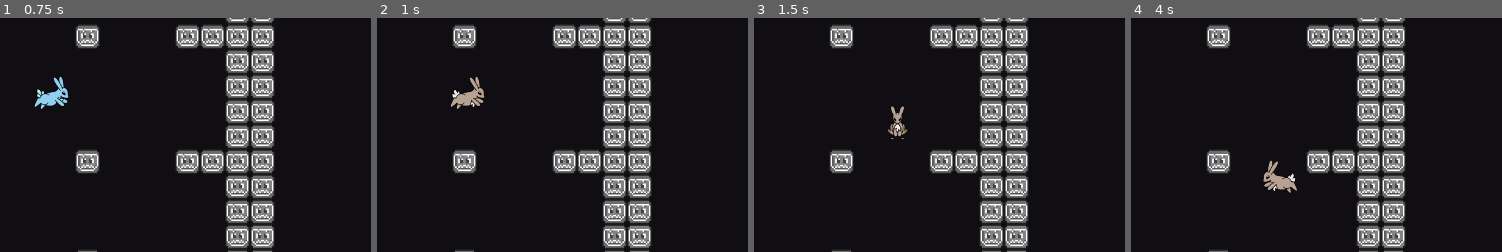
Above: before the commit, frames 1-4 (left to right).
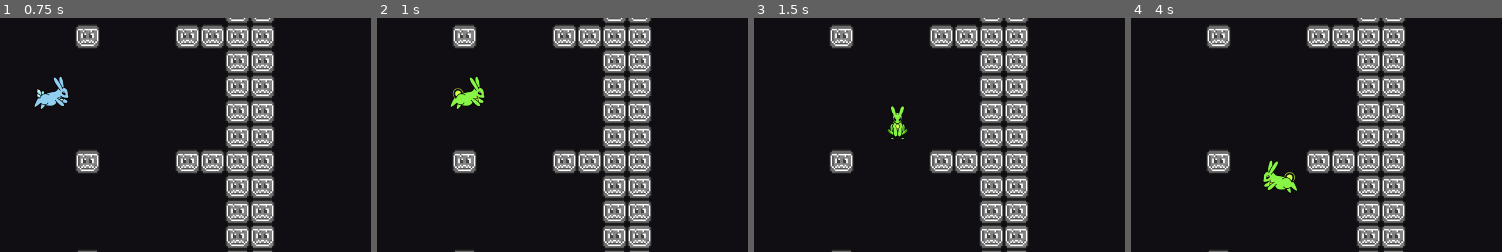
Above: after the commit, the same moments.

Repository: mewore/rgb-squad
Game: Godot game, scene res://Game.tscn
Same seed, same stepped clock (60 frames per second), same inputs: the game is played once before the commit and once after it.
Inputs:
- Up to frame 1 (0.75 s): tap Enter at 0.5 s; hold Right (move_right) from 0.53 s (still down); hold D (set_blue) from 0.53 s (still down)
- Up to frame 2 (1 s): keep holding Right (move_right); keep holding D (set_blue); tap S (set_green) at 0.8 s
- Up to frame 3 (1.5 s): release Right (move_right) at 1.28 s; release D (set_blue) at 1.28 s; hold Down (move_down) from 1.28 s (still down); tap S (set_green) at 1.35 s
- Up to frame 4 (4 s): tap A (set_red) at 1.55 s; release Down (move_down) at 2.03 s; hold Right (move_right) 2.03-2.78 s; hold A (set_red) 2.03-2.78 s; tap Z (shoot) at 2.3, 2.85 s; hold Up (move_up) 2.78-3.53 s; tap D (set_blue) at 3.05 s; tap Space at 3.5 s; hold Left (move_left) from 3.53 s (still down); hold D (set_blue) from 3.53 s (still down); tap S (set_green) at 3.8 s
The pictures show only the part of the screen within x 30-80%, y 36-86%; the shares and areas given below are measured in that part.

Frame 1 is identical in both runs. In frame 2, 0.6% of the frame differs, in the area x 19-30%, y 25-39%; in frame 3, 0.4%; in frame 4, 0.6%.

Commit message:
Do not use the global pausing mechanism for the intiial freezing of the room
Instead, there is an animation of the player entering.

The enemies are sitting in their idle animation.

Diff:
--- a/Global.gd
+++ b/Global.gd
@@ -28,8 +28,6 @@
 const DUNGEON_SIZE: int = DUNGEON_WIDTH * DUNGEON_HEIGHT
 const DUNGEON_ADDITIONAL_DOORS: float = 0.0
 var dungeon_layout: DungeonLayout
-
-const ROOM_COUNTDOWN_TIME: float = 3.0
 
 func _init() -> void:
     reset()
@@ -117,11 +115,6 @@
         LOG.info("Pause pressed")
         get_tree().paused = not get_tree().paused
 
-func do_room_countdown() -> void:
-    get_tree().paused = true
-    yield(get_tree().create_timer(ROOM_COUNTDOWN_TIME), "timeout")
-    get_tree().paused = false
-
 func get_map() -> TileMap:
     var nodes: Array = get_tree().get_nodes_in_group("map")
     if nodes.size() > 1:
--- a/entities/enemy/EnemyState.gd
+++ b/entities/enemy/EnemyState.gd
@@ -2,7 +2,8 @@
 
 class_name EnemyState
 
-const MOVING: String = "shooting"
+const SHOOTING: String = "shooting"
+const WAITING: String = "waiting"
 var enemy: Enemy
 
 func set_owner(owner: Node) -> void:
--- a/entities/enemy/Shooter.tscn
+++ b/entities/enemy/Shooter.tscn
@@ -1,13 +1,31 @@
-[gd_scene load_steps=9 format=2]
+[gd_scene load_steps=11 format=2]
 
 [ext_resource path="res://entities/enemy/Slimer.png" type="Texture" id=1]
 [ext_resource path="res://entities/StateMachine.gd" type="Script" id=2]
 [ext_resource path="res://entities/enemy/Enemy.gd" type="Script" id=3]
 [ext_resource path="res://entities/enemy/states/Shooting.gd" type="Script" id=4]
 [ext_resource path="res://entities/bullet/EnemyBullet.tscn" type="PackedScene" id=5]
+[ext_resource path="res://entities/enemy/states/Waiting.gd" type="Script" id=6]
 
 [sub_resource type="CircleShape2D" id=1]
 radius = 16.9119
+
+[sub_resource type="Animation" id=4]
+resource_name = "idle"
+length = 0.4
+loop = true
+tracks/0/type = "value"
+tracks/0/path = NodePath("Sprite:frame")
+tracks/0/interp = 1
+tracks/0/loop_wrap = true
+tracks/0/imported = false
+tracks/0/enabled = true
+tracks/0/keys = {
+"times": PoolRealArray( 0, 0.2 ),
+"transitions": PoolRealArray( 1, 1 ),
+"update": 1,
+"values": [ 1, 0 ]
+}
 
 [sub_resource type="Animation" id=2]
 resource_name = "reloading"
@@ -69,7 +87,13 @@
 
 [node name="StateMachine" type="Node" parent="."]
 script = ExtResource( 2 )
-FIRST_STATE = NodePath("Shooting")
+FIRST_STATE = NodePath("Waiting")
+
+[node name="Waiting" type="Node" parent="StateMachine"]
+script = ExtResource( 6 )
+
+[node name="WaitingTime" type="Timer" parent="StateMachine/Waiting"]
+wait_time = 3.0
 
 [node name="Shooting" type="Node" parent="StateMachine"]
 script = ExtResource( 4 )
@@ -87,6 +111,8 @@
 shape = SubResource( 1 )
 
 [node name="AnimationPlayer" type="AnimationPlayer" parent="."]
+autoplay = "idle"
+anims/idle = SubResource( 4 )
 anims/reloading = SubResource( 2 )
 anims/shooting = SubResource( 3 )
 [connection signal="done_reloading" from="." to="StateMachine/Shooting" method="_on_Shooter_done_reloading"]
--- /dev/null
+++ b/entities/enemy/states/Waiting.gd
@@ -0,0 +1,8 @@
+extends EnemyState
+
+onready var WAITING_TIMER: Timer = $WaitingTime
+
+func enter() -> void:
+    WAITING_TIMER.start()
+    yield(WAITING_TIMER, "timeout")
+    self.set_next_state(EnemyState.SHOOTING)
--- a/entities/player/Player.gd
+++ b/entities/player/Player.gd
@@ -10,6 +10,8 @@
 var shooting_angle: float = 0
 var is_shooting: bool = false setget set_is_shooting
 onready var SHOOT_COOLDOWN_TIMER: Timer = $ShootCooldown
+
+onready var STATE_MACHINE: StateMachine = $StateMachine
 
 onready var SPRITE: Sprite = $Sprite
 onready var INITIAL_SPRITE_X_SCALE: float = SPRITE.scale.x
@@ -38,8 +40,11 @@
 
     var center_position: Vector2 = Global.get_room_center().position
     var distance_from_center: float = center_position.distance_to(position)
-    if not is_zero_approx(Global.room_enter_direction.length_squared()):
+    var is_entering_room: bool = not is_zero_approx(Global.room_enter_direction.length_squared())
+    if is_entering_room:
         shooting_angle = Global.room_enter_direction.angle()
+        if not Global.is_room_cleared():
+            STATE_MACHINE.set_state("enteringroom")
 
     self.facing_direction = angle_to_direction(shooting_angle)
     position = center_position + \
--- a/entities/player/Player.tscn
+++ b/entities/player/Player.tscn
@@ -1,12 +1,14 @@
-[gd_scene load_steps=17 format=2]
+[gd_scene load_steps=19 format=2]
 
 [ext_resource path="res://entities/player/Player.gd" type="Script" id=1]
-[ext_resource path="res://entities/player/JellyBun.png" type="Texture" id=2]
+[ext_resource path="res://entities/player/NukaBun.png" type="Texture" id=2]
 [ext_resource path="res://entities/StateMachine.gd" type="Script" id=3]
 [ext_resource path="res://entities/player/states/Moving.gd" type="Script" id=4]
 [ext_resource path="res://entities/bullet/PlayerBullet.tscn" type="PackedScene" id=5]
 [ext_resource path="res://entities/player/FireBun.png" type="Texture" id=6]
 [ext_resource path="res://entities/player/IceBun.png" type="Texture" id=7]
+[ext_resource path="res://entities/player/states/EnteringRoom.gd" type="Script" id=8]
+[ext_resource path="res://entities/player/states/Waiting.gd" type="Script" id=9]
 
 [sub_resource type="CircleShape2D" id=1]
 radius = 13.1033
@@ -152,6 +154,18 @@
 script = ExtResource( 3 )
 FIRST_STATE = NodePath("Moving")
 
+[node name="EnteringRoom" type="Node" parent="StateMachine"]
+script = ExtResource( 8 )
+
+[node name="MovingTime" type="Timer" parent="StateMachine/EnteringRoom"]
+wait_time = 2.5
+
+[node name="Waiting" type="Node" parent="StateMachine"]
+script = ExtResource( 9 )
+
+[node name="IdleTime" type="Timer" parent="StateMachine/Waiting"]
+wait_time = 0.5
+
 [node name="Moving" type="Node" parent="StateMachine"]
 script = ExtResource( 4 )
 
@@ -170,7 +184,7 @@
 texture = ExtResource( 6 )
 vframes = 6
 hframes = 2
-frame = 6
+frame = 10
 
 [node name="ShootCooldown" type="Timer" parent="."]
 wait_time = 0.2
--- a/entities/player/PlayerState.gd
+++ b/entities/player/PlayerState.gd
@@ -3,6 +3,8 @@
 class_name PlayerState
 
 const MOVING: String = "moving"
+const ENTERING_ROOM: String = "enteringroom"
+const WAITING: String = "waiting"
 var player: Player
 
 func set_owner(owner: Node) -> void:
--- /dev/null
+++ b/entities/player/states/EnteringRoom.gd
@@ -0,0 +1,28 @@
+extends PlayerState
+
+const DISTANCE: float = 50.0
+var start_position: Vector2
+var target_position: Vector2
+
+onready var MOVING_TIMER: Timer = $MovingTime
+
+func enter() -> void:
+    player.moving = true
+    var entering_vector: Vector2 = Vector2.RIGHT.rotated(player.shooting_angle)
+    target_position = player.position
+    start_position = target_position - entering_vector * DISTANCE
+    MOVING_TIMER.start()
+    yield(MOVING_TIMER, "timeout")
+    set_next_state(PlayerState.WAITING)
+
+func process(delta: float) -> void:
+    var ratio = 1.0 - MOVING_TIMER.time_left / MOVING_TIMER.wait_time
+    player.position = start_position.linear_interpolate(target_position, ratio)
+
+func unhandled_input(event: InputEvent) -> void:
+    if event.is_action_pressed("set_red"):
+        player.set_colour(Types.RgbColour.RED)
+    elif event.is_action_pressed("set_green"):
+        player.set_colour(Types.RgbColour.GREEN)
+    elif event.is_action_pressed("set_blue"):
+        player.set_colour(Types.RgbColour.BLUE)
--- /dev/null
+++ b/entities/player/states/Waiting.gd
@@ -0,0 +1,21 @@
+extends PlayerState
+
+const DISTANCE: float = 50.0
+var start_position: Vector2
+var target_position: Vector2
+
+onready var IDLE_TIMER: Timer = $IdleTime
+
+func enter() -> void:
+    player.moving = false
+    IDLE_TIMER.start()
+    yield(IDLE_TIMER, "timeout")
+    set_next_state(PlayerState.MOVING)
+
+func unhandled_input(event: InputEvent) -> void:
+    if event.is_action_pressed("set_red"):
+        player.set_colour(Types.RgbColour.RED)
+    elif event.is_action_pressed("set_green"):
+        player.set_colour(Types.RgbColour.GREEN)
+    elif event.is_action_pressed("set_blue"):
+        player.set_colour(Types.RgbColour.BLUE)
--- a/environment/rooms/Room.gd
+++ b/environment/rooms/Room.gd
@@ -33,7 +33,6 @@
             var enemy: Enemy = _enemy
             LOG.check_error_code(enemy.connect("dead", self, "_on_enemy_dead"),
                 "Connecting an enemy's 'dead' signal to the room's '_on_enemy_dead' method")
-        Global.do_room_countdown()
     else:
         open_doors()
         Global.clear_room()
Binary file added: entities/player/NukaBun.png
Not shown, added: entities/player/NukaBun.png.import
